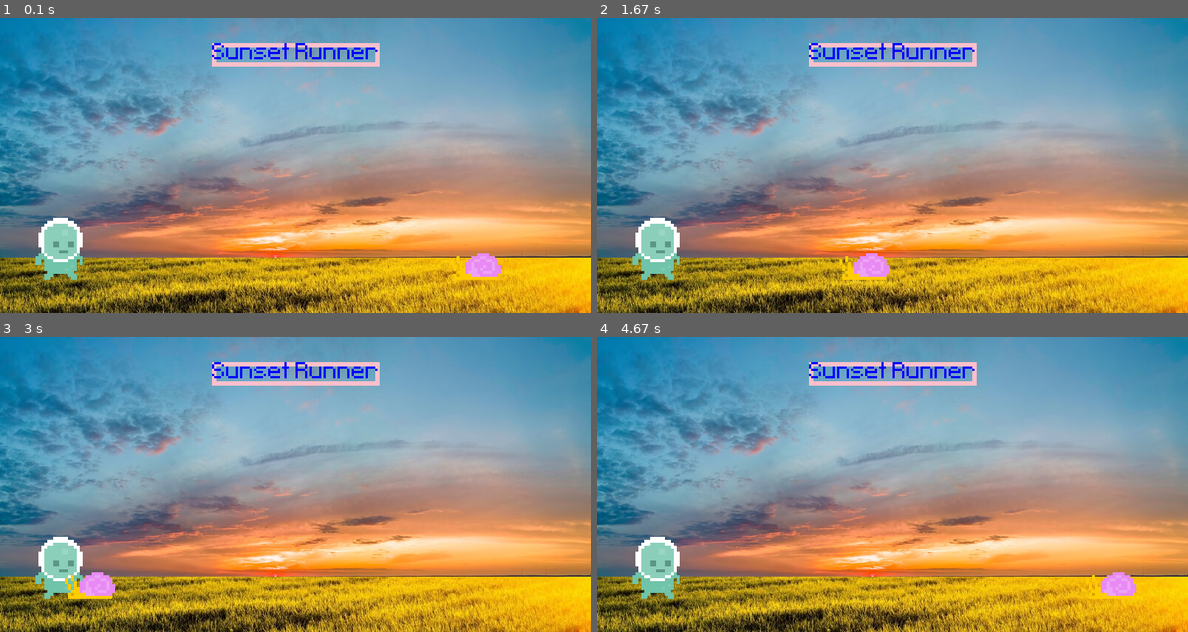
Above: before the commit, frames 1-4 (two rows, left to right).
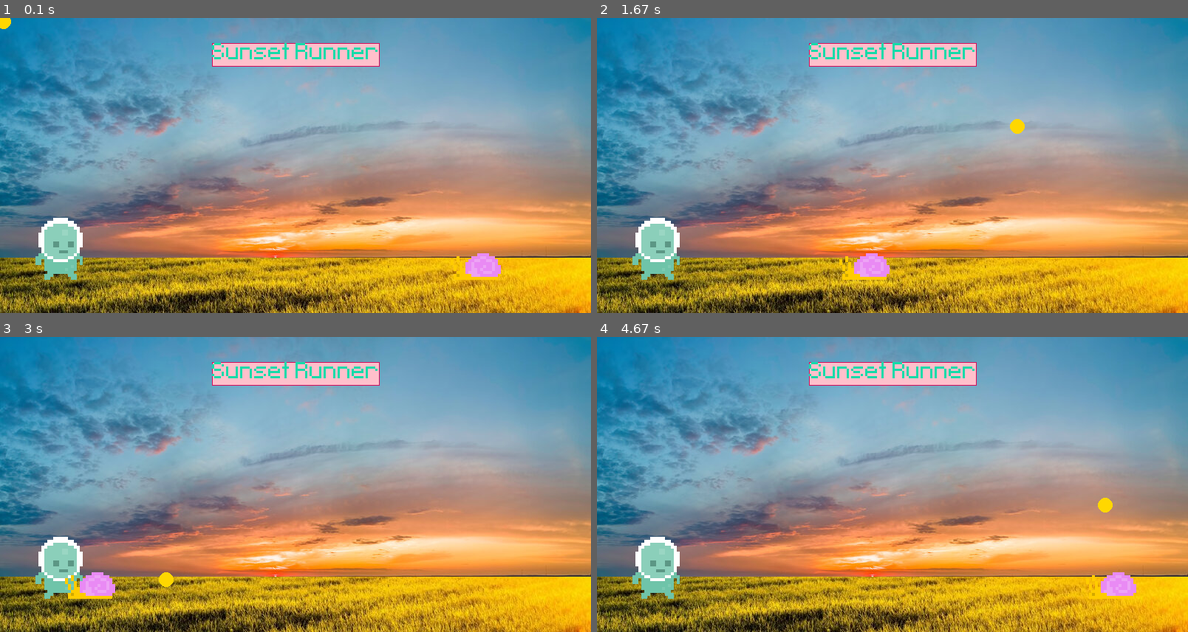
Above: after the commit, the same moments.

Repository: AJHS-Kelley/8b-ajhs-game-programming-23-24-Shortheadband
Game: pygame game, started from gameProgramming/08_ultimatePygame/Creating a Window + Clock.py
The game is run twice, just before and just after one commit, with the same random seed, the same clock (stepped at 60 frames per second) and the same inputs.
Inputs (mouse positions are in pixels of both pictures, inside the frame that each line leads up to):
- Up to frame 1 (0.1 s): no input
- Up to frame 2 (1.67 s): tap Space at 0.33 s; click (951, 186) at 0.72 s; click (945, 239) at 1.05 s; click (1016, 127) at 1.38 s
- Up to frame 3 (3 s): click (70, 390) at 1.72 s; click (106, 428) at 2.05 s; click (118, 396) at 2.38 s; click (165, 578) at 2.72 s
- Up to frame 4 (4.67 s): click (922, 416) at 3.05 s; click (851, 578) at 3.38 s; click (886, 525) at 3.72 s; click (667, 567) at 4.05 s; click (1105, 505) at 4.38 s

The runs differ from the first frame. In frame 1, 1.6% of the frame differs, in the area x 0-65%, y 0-17%; in frame 2, 1.6%, in the area x 35-73%, y 8-40%; in frame 3, 1.6%; in frame 4, 1.6%.

Commit message:
Ver update
added keyboard input

Diff:
--- a/gameProgramming/08_ultimatePygame/Creating a Window + Clock.py
+++ b/gameProgramming/08_ultimatePygame/Creating a Window + Clock.py
@@ -10,7 +10,7 @@
 sky_surface = pygame.image.load('img/Ult_pygame/Sky.jpg').convert()
 ground_surface = pygame.image.load('img/Ult_pygame/Ground.jpg').convert()
 
-score_surface = test_font.render('Sunset Runner', False, 'Blue').convert()
+score_surface = test_font.render('Sunset Runner', False, (20, 219, 169)).convert()
 score_rectangle = score_surface.get_rect(center = (400,50))
 
 player_surface = pygame.image.load('img/Ult_pygame/Player/player_walk_1.png')
@@ -27,10 +27,17 @@
             exit()
         if event.type == pygame.MOUSEMOTION:
             if  player_rectangle.collidepoint(event.pos): print('collsion')
+        if event.type ==pygame.KEYDOWN:
+            print('Key Down')
+
+        if event.type ==pygame.KEYUP:
+            print('Key Up')
 
     screen.blit(ground_surface,(0,0))
     screen.blit(sky_surface,(0,-35))
-    pygame.draw.rect(screen,'pink',score_rectangle,6)
+    pygame.draw.rect(screen,'pink',score_rectangle)
+    pygame.draw.rect(screen,(214, 13, 90),score_rectangle,1)
+    pygame.draw.circle(screen,'gold',pygame.mouse.get_pos(),10)
     screen.blit(score_surface,score_rectangle)
 
     snail_x_rectangle.x -= 3
@@ -38,6 +45,10 @@
 
     screen.blit(player_surface,player_rectangle)
     screen.blit(snail_surface,snail_x_rectangle)
+
+    #keys =pygame.key.get_pressed()
+    #if keys[pygame.K_SPACE]:
+    #    print('jump')
 
     #if player_rectangle.colliderect(snail_x_rectangle):
     #    print('collision')
